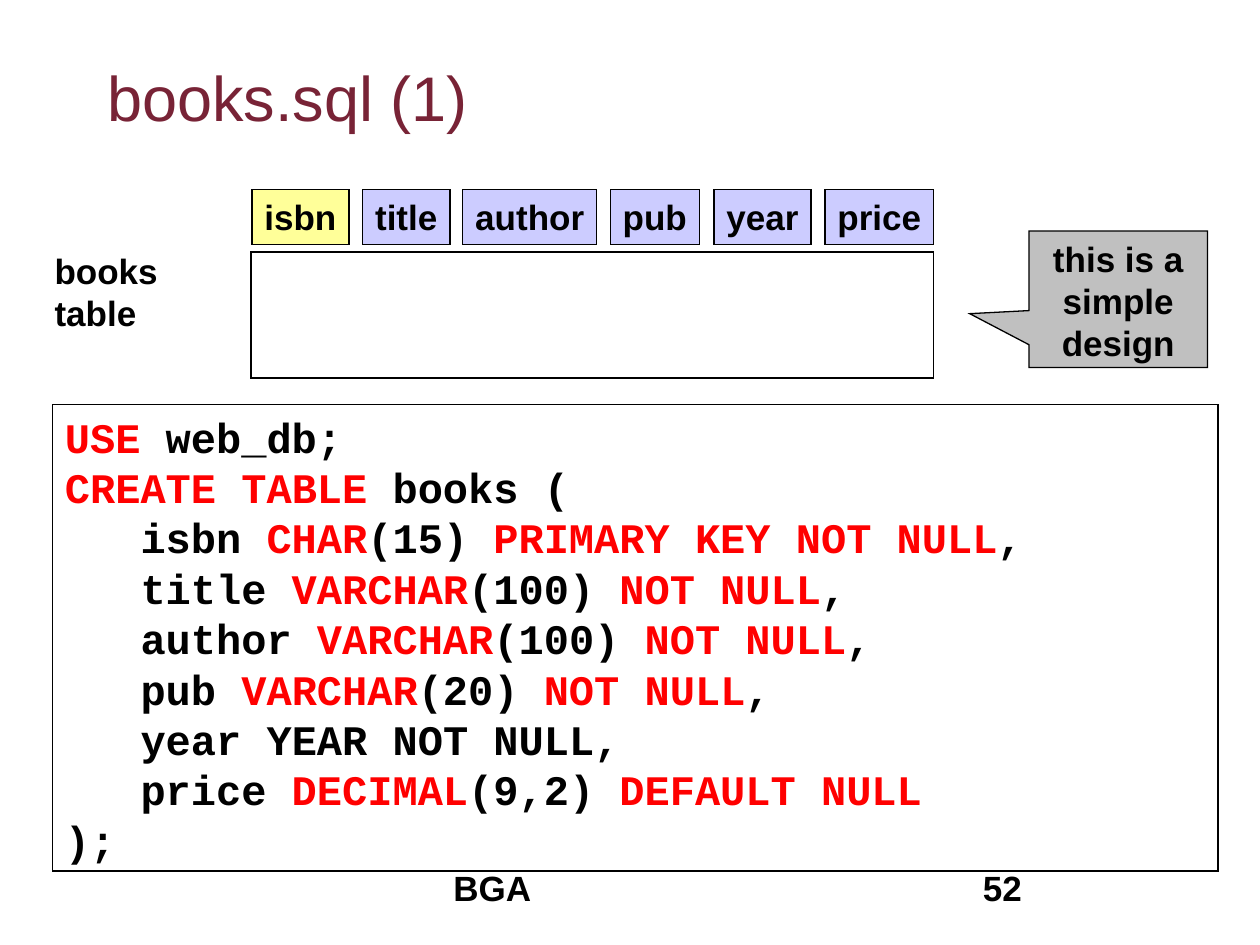
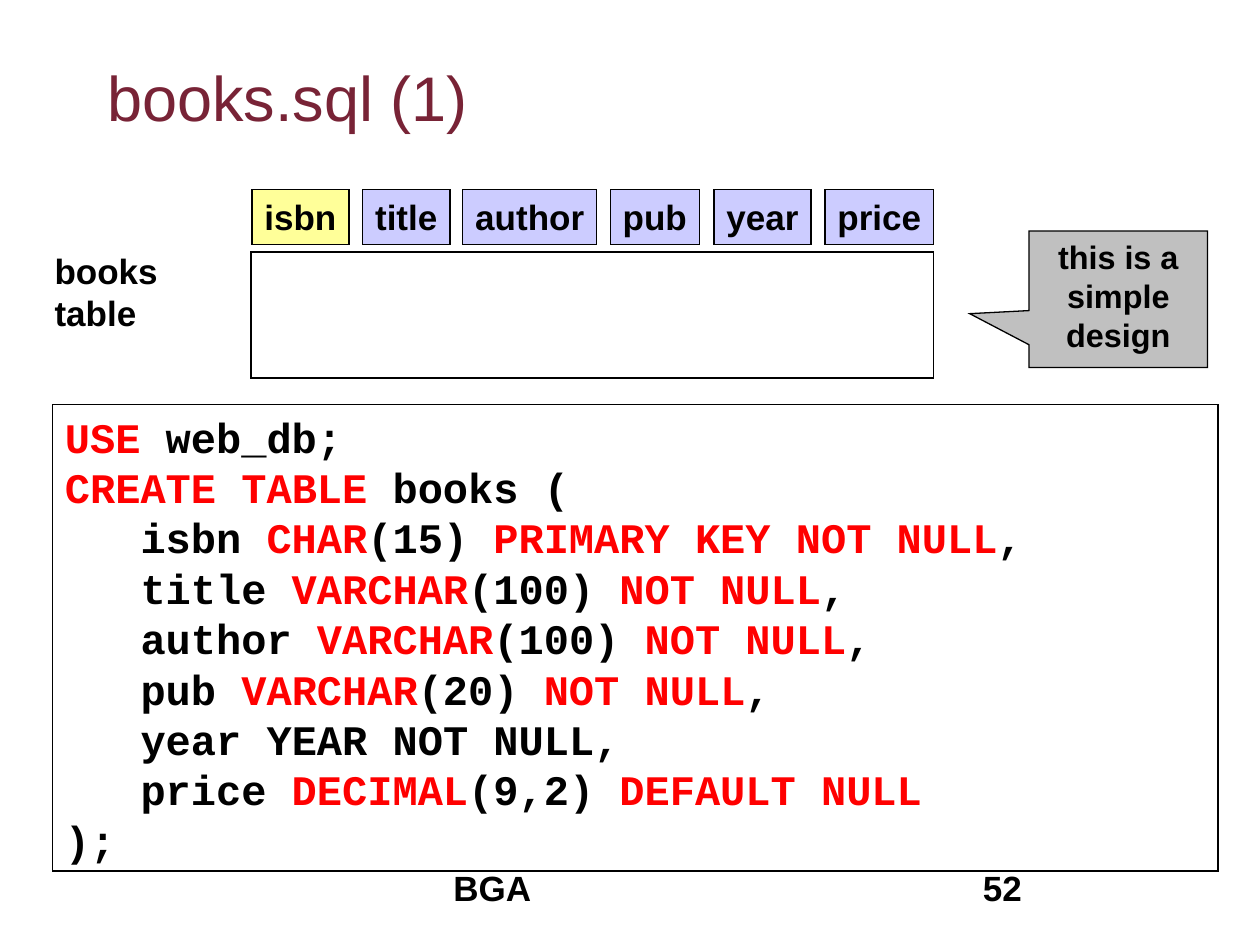
Before and after one commit to flyworker/python-automation-testing, a slide deck: slide 52 of document/course4.ppt. Drawn at 1260x945 pixels with LibreOffice and Linux fonts; fonts in the diff are those of the drawing; background and template pictures are left out. Boxes give left, top, right and bottom in pixels: in the first picture for what was removed or moved away, otherwise in the second. Text is boxed around its words. In the diff, an @@ line names an element or a change of style, - is before the commit and + after.

```diff
--- a/document/course4.ppt
+++ b/document/course4.ppt
@@ speech box "this is a simple design" at (1029, 231, 1208, 367): size 20 to 18.5 pt @@
```
Also in this commit, not shown: 3 other slides changed, 9 other files.
